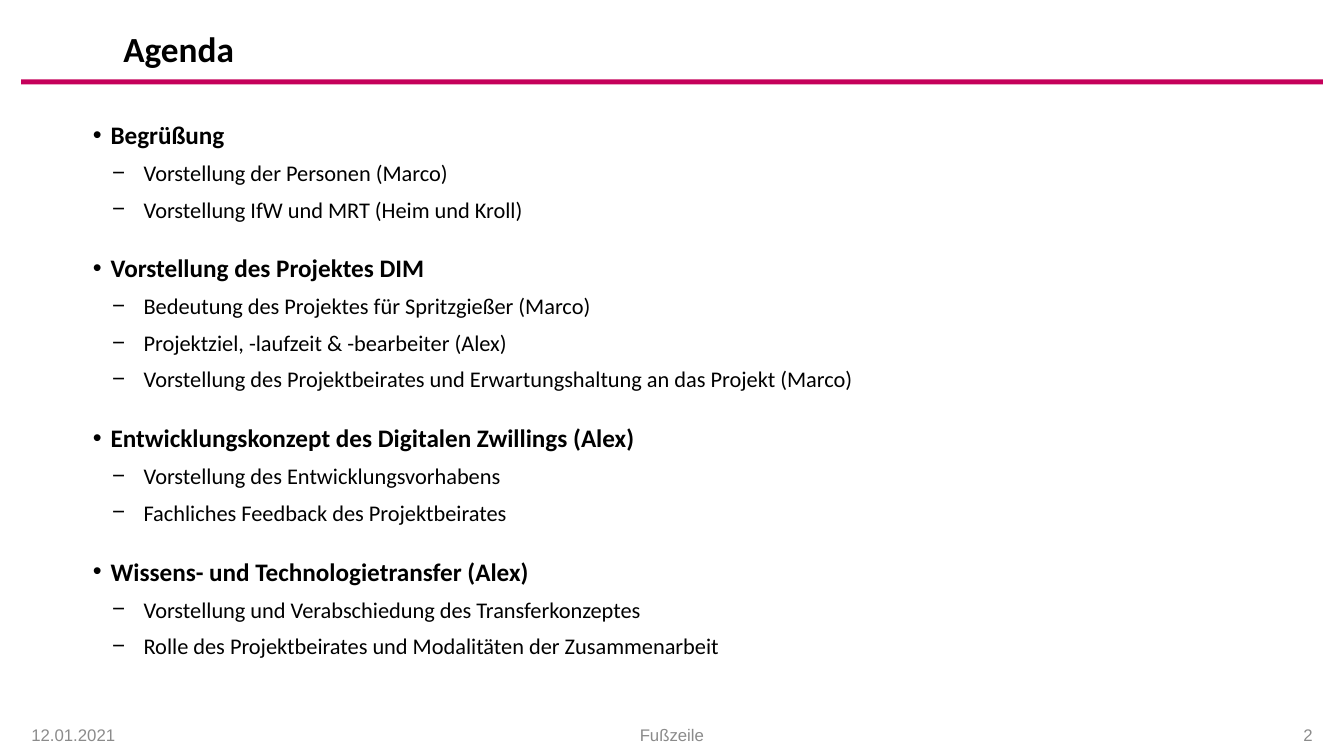
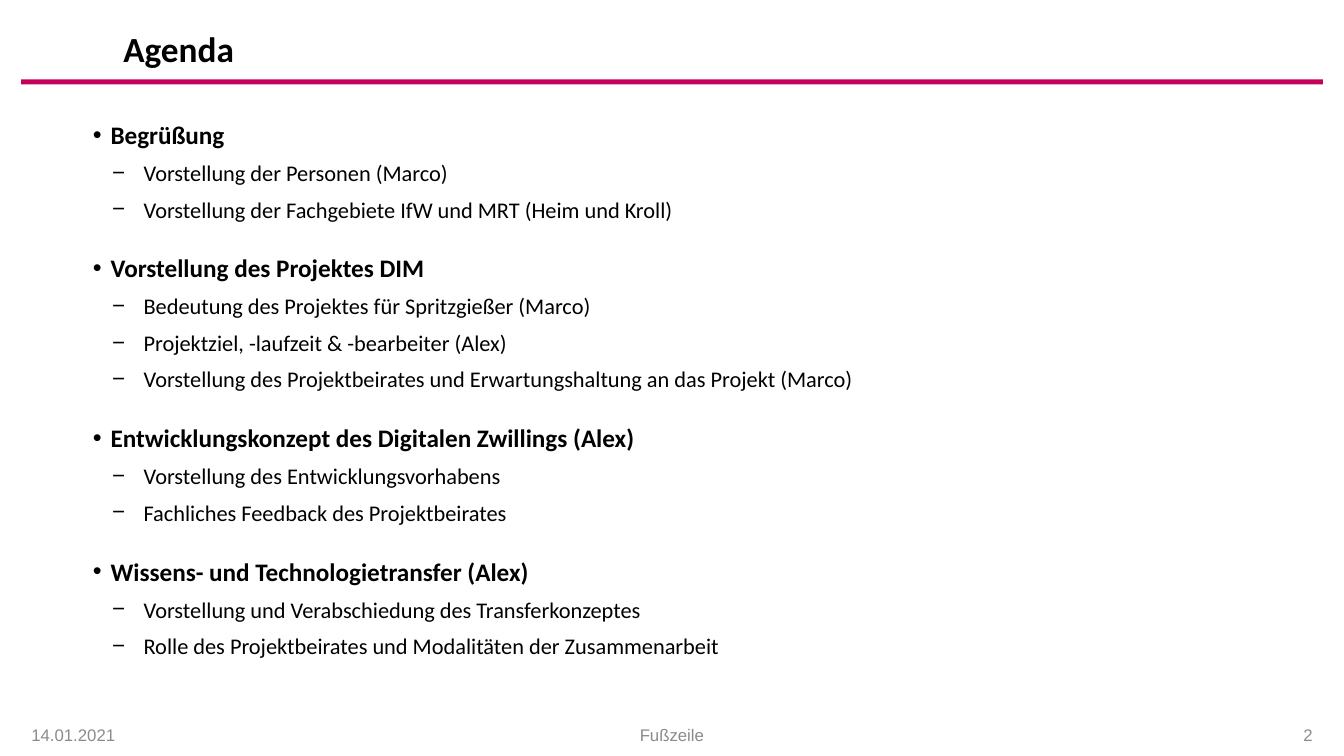
Before and after one commit to arehmer/DigitalTwinInjectionMoulding, a slide deck: slide 2 of Präsentationen/Kick-Off_Agenda.pptx. Drawn at 1344x756 pixels with LibreOffice and Linux fonts; fonts in the diff are those of the drawing; background and template pictures are left out. Boxes give left, top, right and bottom in pixels: in the first picture for what was removed or moved away, otherwise in the second. Text is boxed around its words. In the diff, an @@ line names an element or a change of style, - is before the commit and + after.

Commit message:
Präsentation und Agenda

```diff
--- a/Präsentationen/Kick-Off_Agenda.pptx
+++ b/Präsentationen/Kick-Off_Agenda.pptx
@@ text at (144,202,672,222): text changed @@
-  − Vorstellung IfW und MRT (Heim und Kroll)
+  − Vorstellung der Fachgebiete IfW und MRT (Heim und Kroll)
@@ text at (31,729,115,741): text changed @@
-12.01.2021
+14.01.2021
```
Also in this commit, not shown: 18 other slides changed, 4 slides added, 4 other files.
